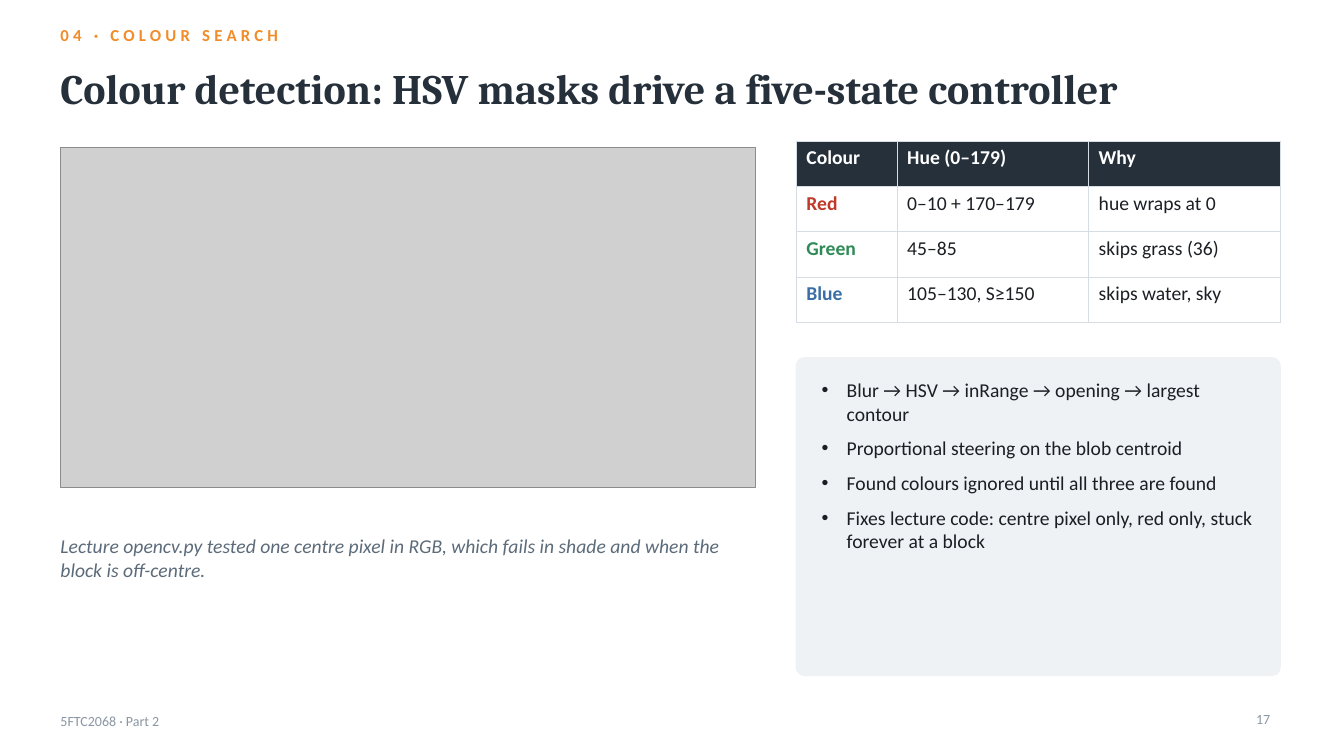
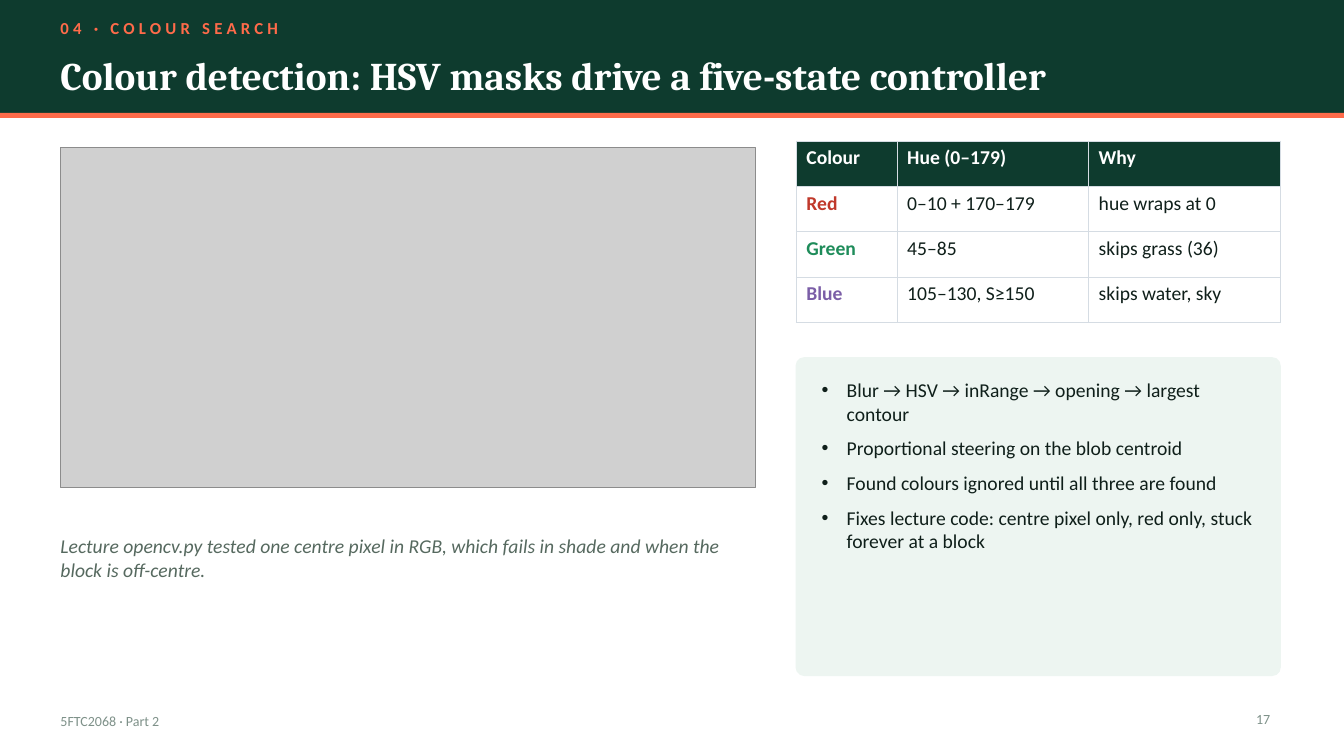
Before and after one commit to kris072008/webots-cnn-colour-detection, a slide deck: slide 17 of report/Krishna_Mahajan_106wucww_Part2_Presentation.pptx. Drawn at 1344x756 pixels with LibreOffice and Linux fonts; fonts in the diff are those of the drawing; grey boxes stand for pictures. Boxes give left, top, right and bottom in pixels: in the first picture for what was removed or moved away, otherwise in the second. Text is boxed around its words. In the diff, an @@ line names an element or a change of style, - is before the commit and + after.

Commit message:
Slides: new emerald and coral theme with a title band on every content slide

```diff
--- a/report/Krishna_Mahajan_106wucww_Part2_Presentation.pptx
+++ b/report/Krishna_Mahajan_106wucww_Part2_Presentation.pptx
@@ rectangle added at [0, 0, 1344, 113], fill #0E3B2E @@
@@ text "04 · COLOUR SEARCH": place and size @@
-text "04 · COLOUR SEARCH" at [60, 30, 278, 41]
+text "04 · COLOUR SEARCH" at [60, 23, 278, 34]
@@ text "04 · COLOUR SEARCH" at [60, 23, 278, 34]: text colour #F28C28 to #FF6B4A @@
@@ title "Colour detection: HSV masks drive ...": place and size @@
-title "Colour detection: HSV masks drive ..." at [60, 74, 1117, 105]
+title "Colour detection: HSV masks drive ..." at [60, 62, 1046, 91]
@@ title "Colour detection: HSV masks drive ..." at [60, 62, 1046, 91]: size 30 to 28 pt, text colour #26303B to #FFFFFF @@
@@ rectangle added at [0, 113, 1344, 118], fill #FF6B4A @@
@@ table at [797, 141, 1280, 307] @@
@@ fill #26303B to #0E3B2E in row 1 @@
@@ text colour #1B1F24 to #0F1F1A in "0–10 + 170–179", "hue wraps at 0", "45–85", "skips grass (36)" and 2 more places @@
@@ text colour #2E8B57 to #1E8C5A in "Green" @@
@@ text colour #3A6EA5 to #7B5EA7 in "Blue" @@
@@ text "Lecture opencv.py tested one centre ..." at [60, 539, 719, 577]: text colour #5C6B7A to #56695F @@
@@ text "5FTC2068 · Part 2" at [60, 716, 159, 726]: text colour #8A96A3 to #7E9189 @@
@@ page number at [1256, 715, 1270, 724]: text colour #8A96A3 to #7E9189 @@
```
Also in this commit, not shown: 24 other slides changed, 1 other file.
